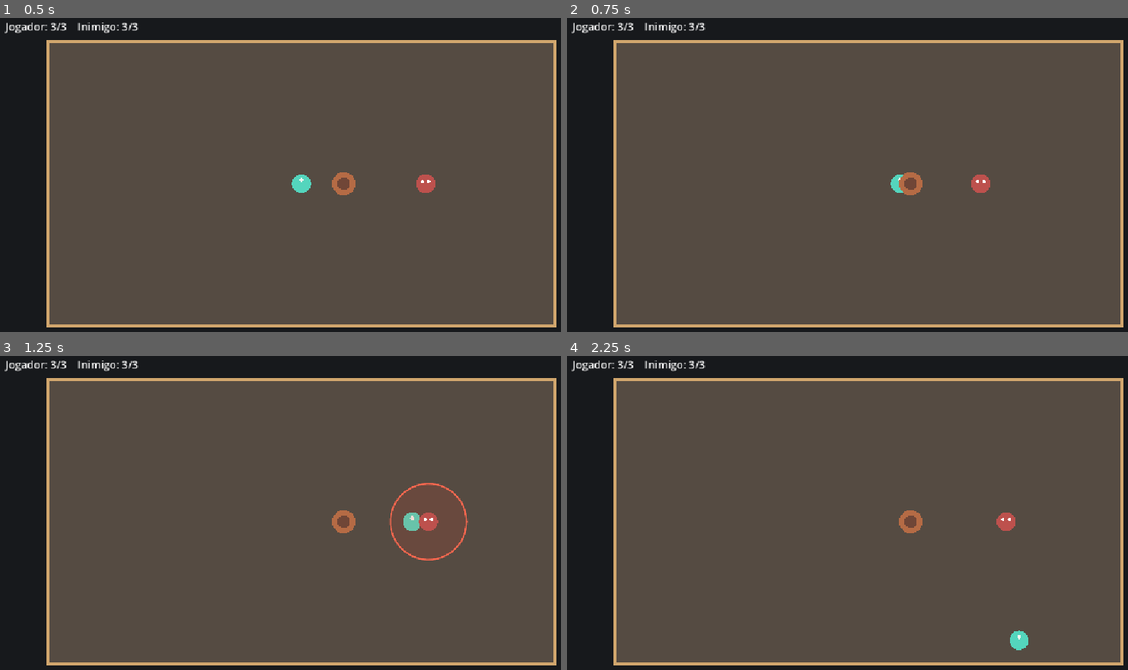
Above: before the commit, frames 1-4 (two rows, left to right).
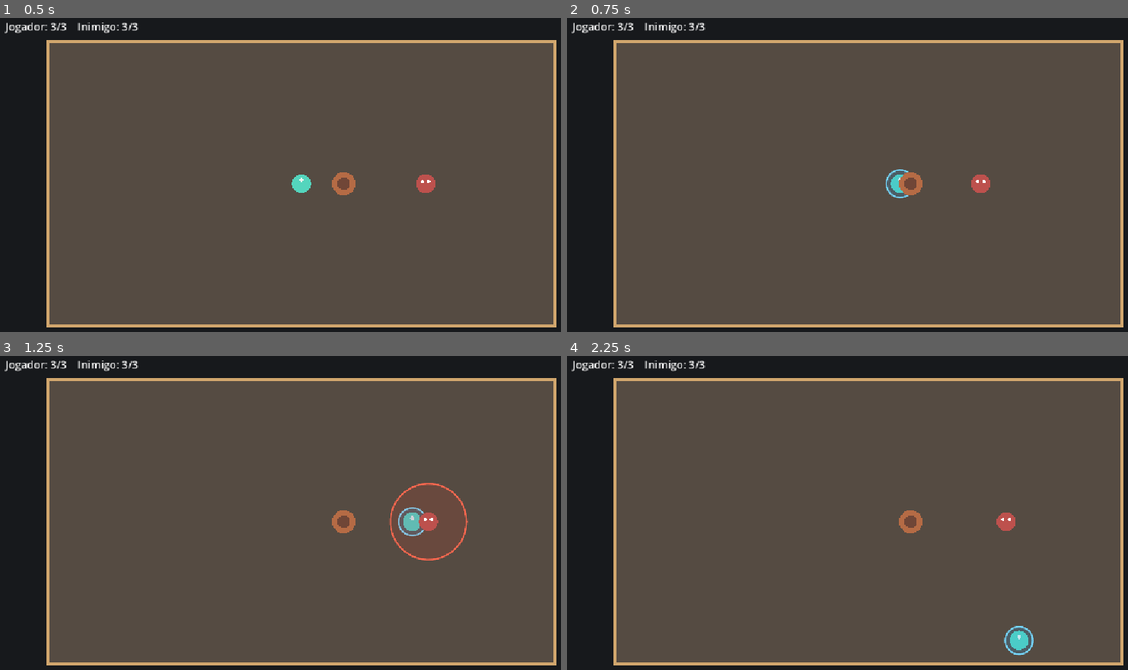
Above: after the commit, the same moments.

Repository: crawzler/Ludus
Game: Godot game, scene res://scenes/arena.tscn
The game is run twice, just before and just after one commit, with the same random seed, the same clock (stepped at 60 frames per second) and the same inputs.
Inputs (mouse positions are in pixels of both pictures, inside the frame that each line leads up to):
- Up to frame 1 (0.5 s): no input
- Up to frame 2 (0.75 s): tap Enter at 0.5 s; move the mouse to (1004, 165) at 0.52 s; hold D (move_right) from 0.53 s (still down); hold Space (block, bound only after the commit) from 0.53 s (still down); click (1004, 165) at 0.6 s
- Up to frame 3 (1.25 s): keep holding D (move_right); keep holding Space (block, bound only after the commit)
- Up to frame 4 (2.25 s): move the mouse to (746, 538) at 1.27 s; release D (move_right) at 1.28 s; release Space (block, bound only after the commit) at 1.28 s; hold S (move_down) 1.28-2.03 s; tap Space (block, bound only after the commit) at 1.35 s; click (746, 538) at 1.55 s; move the mouse to (931, 447) at 2.02 s; hold D (move_right) from 2.03 s (still down); hold Space (block, bound only after the commit) from 2.03 s (still down); click (931, 447) at 2.1 s

Frame 1 is identical in both runs. In frame 2, 0.2% of the frame differs, in the area x 56-61%, y 48-58%; in frame 3, 0.2%; in frame 4, 0.2%, in the area x 77-84%, y 85-96%.

Commit message:
feat: add basic held block
Co-authored-by: Copilot <223556219+Copilot@users.noreply.github.com>

Diff:
--- a/project.godot
+++ b/project.godot
@@ -52,6 +52,11 @@
 ]
 }
 
+block={
+"deadzone": 0.2,
+"events": [Object(InputEventKey,"resource_local_to_scene":false,"resource_name":"","device":-1,"window_id":0,"alt_pressed":false,"shift_pressed":false,"ctrl_pressed":false,"meta_pressed":false,"pressed":false,"keycode":0,"physical_keycode":32,"key_label":0,"unicode":32,"location":0,"echo":false,"script":null)]
+}
+
 [physics]
 
 3d/physics_engine="Jolt Physics"
--- a/scripts/enemy.gd
+++ b/scripts/enemy.gd
@@ -82,6 +82,8 @@
 	if not is_instance_valid(player):
 		return
 	if global_position.distance_to(player.global_position) <= ATTACK_RANGE:
+		if bool(player.call("try_block_attack")):
+			return
 		player.call("take_damage", ATTACK_DAMAGE)
 
 
--- a/scripts/player.gd
+++ b/scripts/player.gd
@@ -7,11 +7,15 @@
 const ATTACK_RANGE: float = 48.0
 const ATTACK_DAMAGE: int = 1
 const ATTACK_FEEDBACK_DURATION: float = 0.12
+const BLOCK_FEEDBACK_DURATION: float = 0.2
 const MAX_HEALTH: int = 3
 const HIT_FLASH_DURATION: float = 0.12
 const HIT_COLOR: Color = Color("#fff2a6")
+const BLOCK_COLOR: Color = Color("#75d8ff")
 
 var attack_feedback_remaining: float = 0.0
+var block_feedback_remaining: float = 0.0
+var block_held: bool = false
 var health: int = MAX_HEALTH
 var combat_finished: bool = false
 var hit_flash_tween: Tween
@@ -35,11 +39,16 @@
 
 
 func _process(delta: float) -> void:
-	if attack_feedback_remaining <= 0.0:
-		return
+	var currently_blocking: bool = not combat_finished and Input.is_action_pressed("block")
+	if block_held != currently_blocking:
+		block_held = currently_blocking
+		queue_redraw()
 
-	attack_feedback_remaining = maxf(attack_feedback_remaining - delta, 0.0)
-	if is_zero_approx(attack_feedback_remaining):
+	if attack_feedback_remaining > 0.0:
+		attack_feedback_remaining = maxf(attack_feedback_remaining - delta, 0.0)
+		queue_redraw()
+	if block_feedback_remaining > 0.0:
+		block_feedback_remaining = maxf(block_feedback_remaining - delta, 0.0)
 		queue_redraw()
 
 
@@ -70,10 +79,21 @@
 		defeated.emit()
 
 
+func try_block_attack() -> bool:
+	if combat_finished or not Input.is_action_pressed("block"):
+		return false
+
+	block_feedback_remaining = BLOCK_FEEDBACK_DURATION
+	queue_redraw()
+	return true
+
+
 func finish_combat() -> void:
 	combat_finished = true
+	block_held = false
 	velocity = Vector2.ZERO
 	set_physics_process(false)
+	queue_redraw()
 
 
 func get_health_text() -> String:
@@ -103,3 +123,8 @@
 			2.0,
 			true
 		)
+	if block_held:
+		draw_circle(Vector2.ZERO, 26.0, Color(0.16, 0.65, 0.95, 0.2))
+		draw_arc(Vector2.ZERO, 26.0, 0.0, TAU, 48, BLOCK_COLOR, 3.0, true)
+	if block_feedback_remaining > 0.0:
+		draw_arc(Vector2.ZERO, 32.0, 0.0, TAU, 48, Color.WHITE, 3.0, true)
Not shown, changed: docs/DIARIO_DE_DESENVOLVIMENTO.md
Not shown, changed: docs/ESTADO_ATUAL.md
